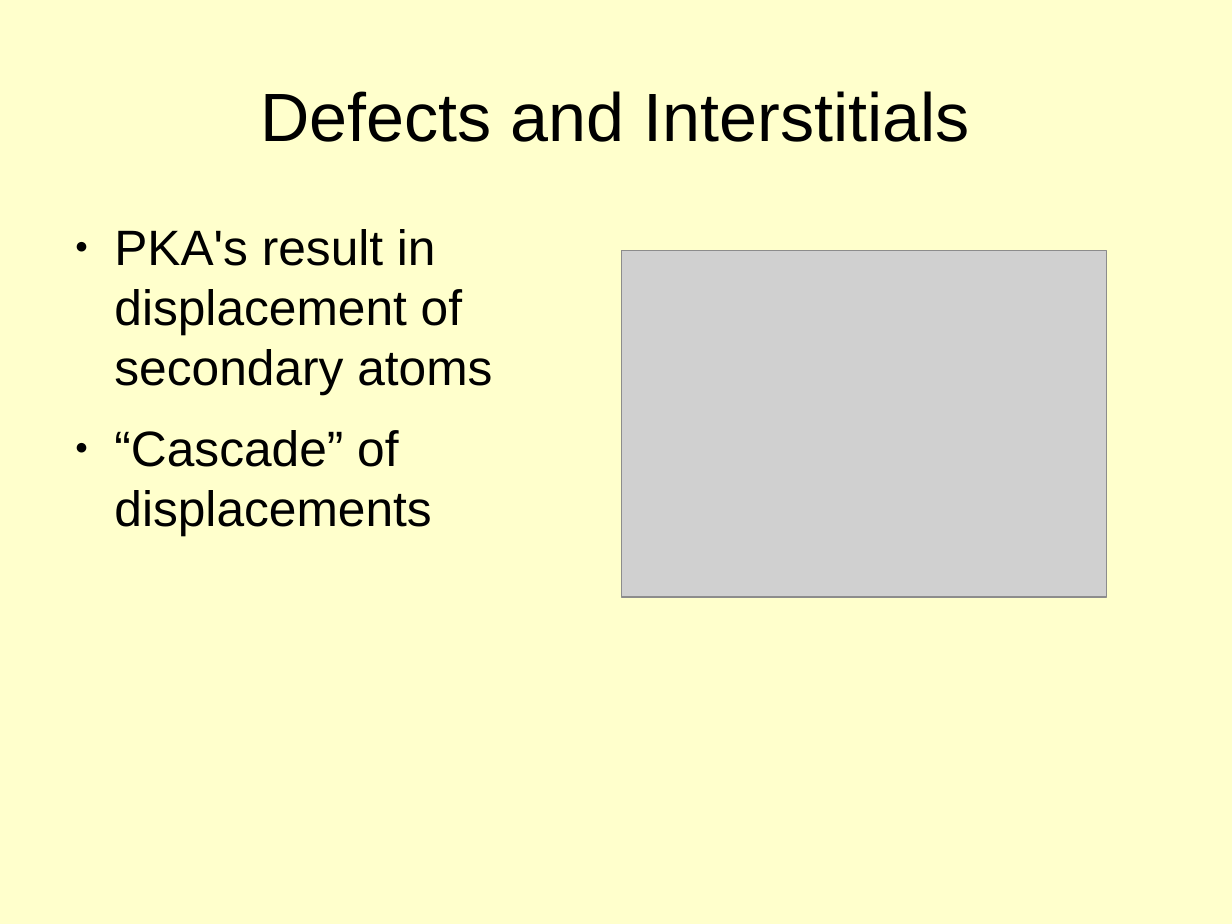
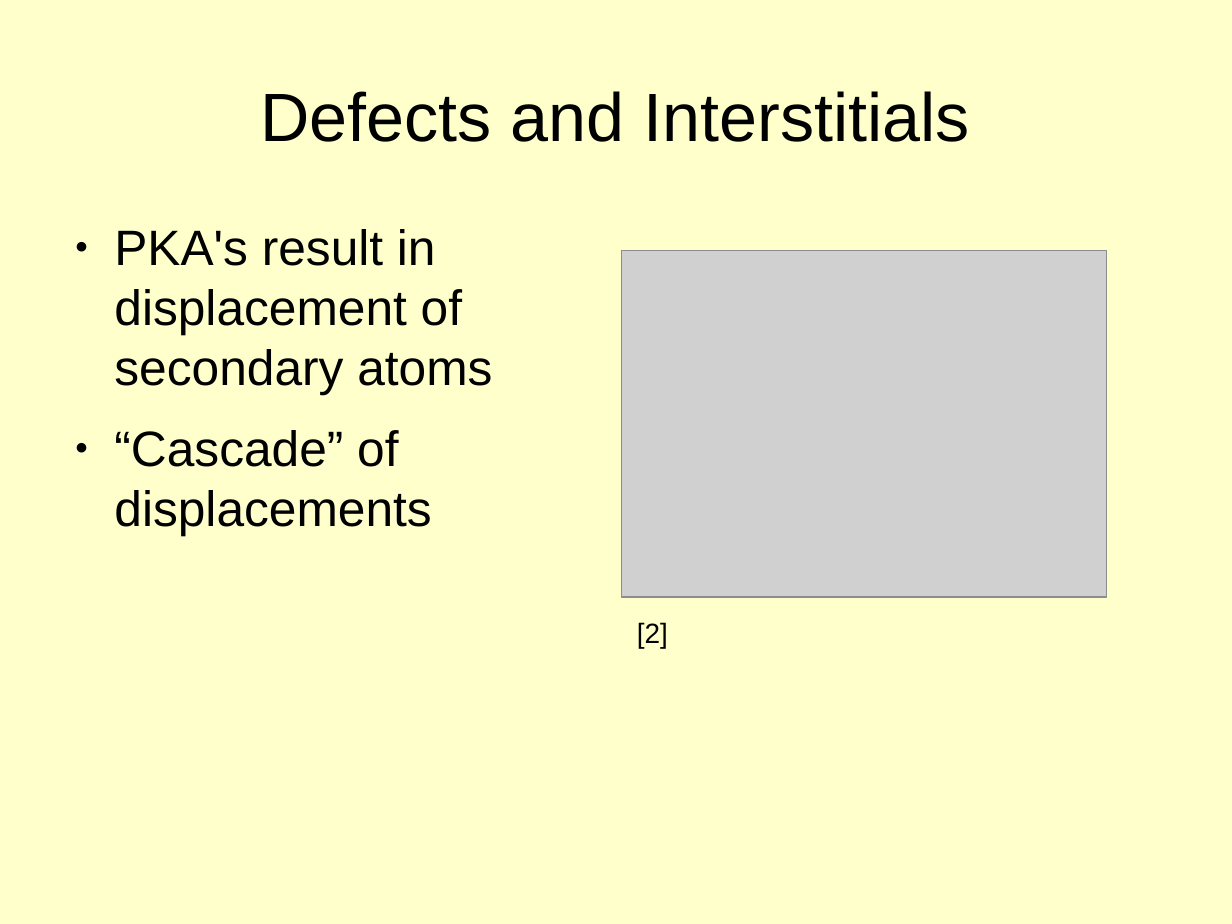
Before and after one commit to winter-muted/MmMmP, a slide deck: slide 5 of bberry/presentation/multiscale-irradiation-methods-review.odp. Drawn at 1232x924 pixels with LibreOffice and Linux fonts; fonts in the diff are those of the drawing; grey boxes stand for pictures. Boxes give left, top, right and bottom in pixels: in the first picture for what was removed or moved away, otherwise in the second. Text is boxed around its words. In the diff, an @@ line names an element or a change of style, - is before the commit and + after.

```diff
--- a/bberry/presentation/multiscale-irradiation-methods-review.odp
+++ b/bberry/presentation/multiscale-irradiation-methods-review.odp
@@ text added at (x1=637, y1=622, x2=668, y2=648), 18 pt, text #000000 @@
+[2]
```
Also in this commit, not shown: 3 other slides changed, 1 other file.
